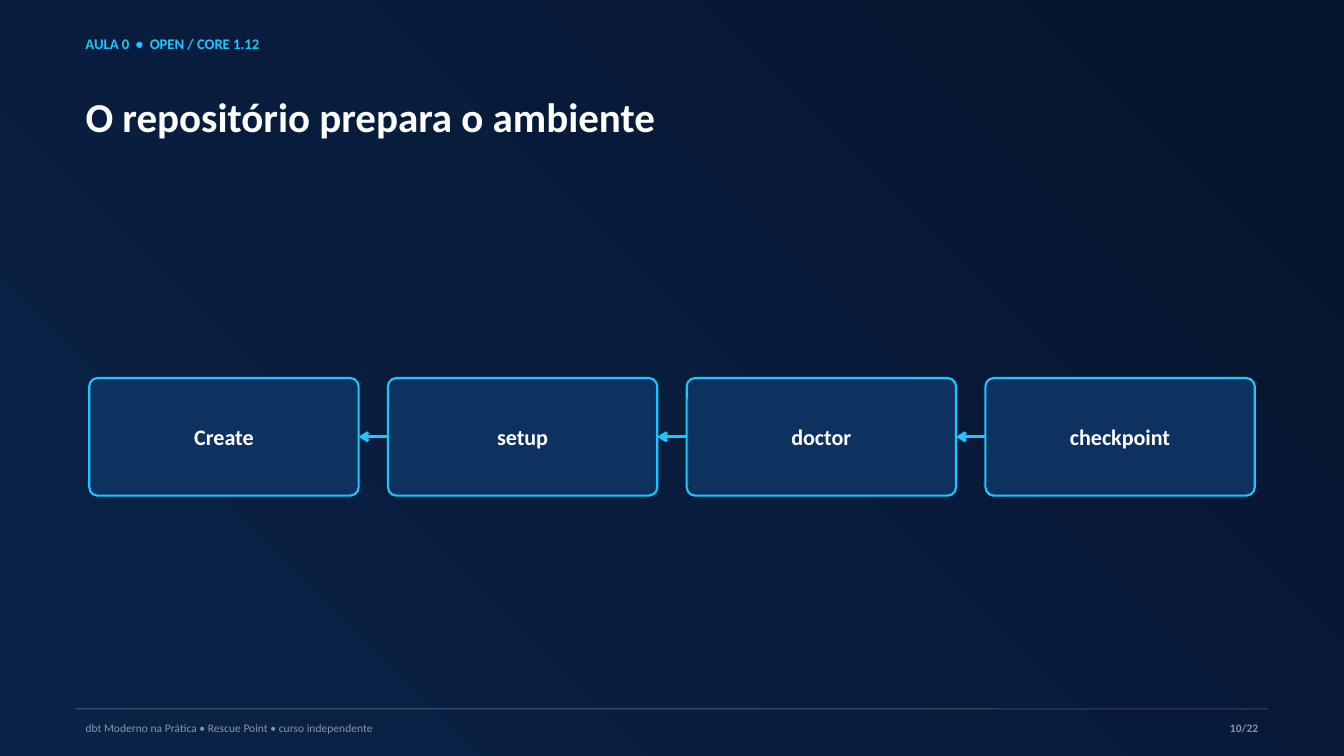
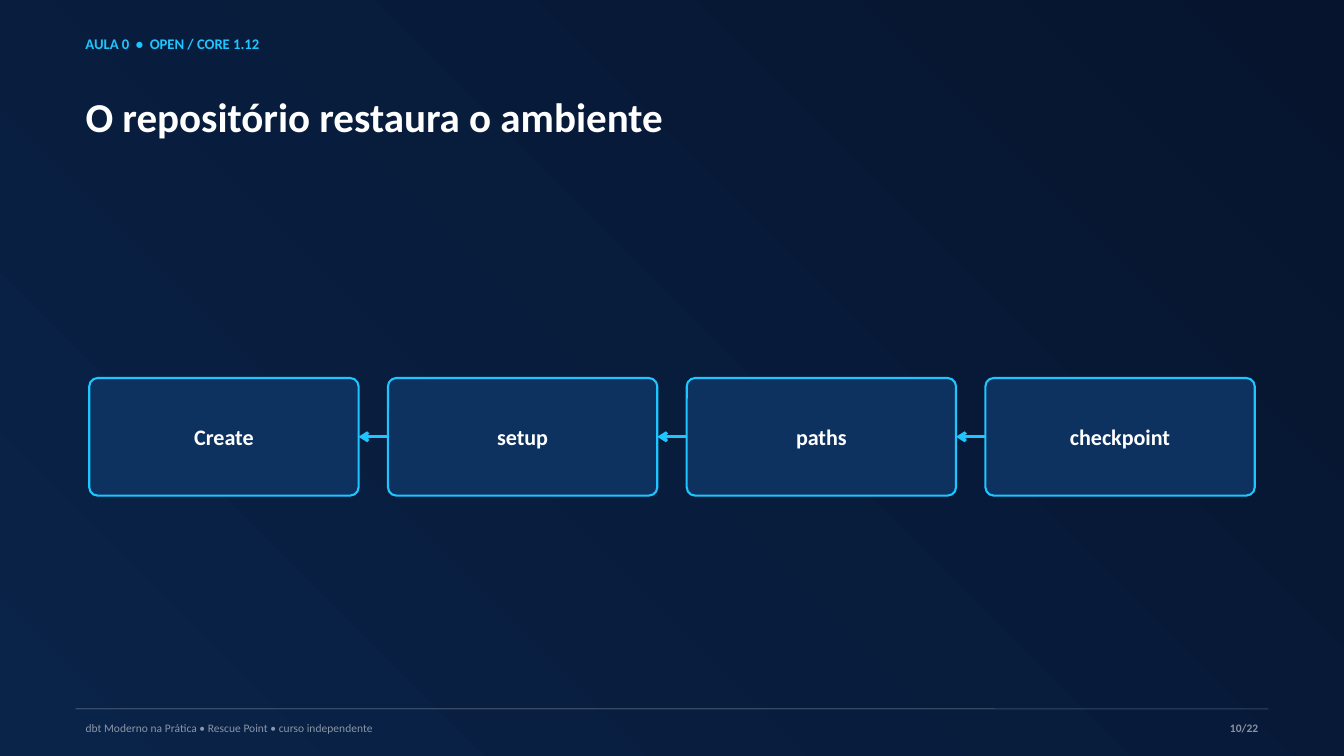
Before and after one commit to AnselmoBorges/dbt-moderno-na-pratica, a slide deck: slide 10 of assets/decks/aula-00-ambiente.pptx. Drawn at 1344x756 pixels with LibreOffice and Linux fonts; fonts in the diff are those of the drawing. Boxes give left, top, right and bottom in pixels: in the first picture for what was removed or moved away, otherwise in the second. Text is boxed around its words. In the diff, an @@ line names an element or a change of style, - is before the commit and + after.

```diff
--- a/assets/decks/aula-00-ambiente.pptx
+++ b/assets/decks/aula-00-ambiente.pptx
@@ text at (x1=86, y1=103, x2=662, y2=139): text changed @@
-O repositório prepara o ambiente
+O repositório restaura o ambiente
@@ text in rounded rectangle at (x1=796, y1=429, x2=847, y2=449): text changed @@
-doctor
+paths
```
Also in this commit, not shown: 8 other slides changed, 6 other files.
